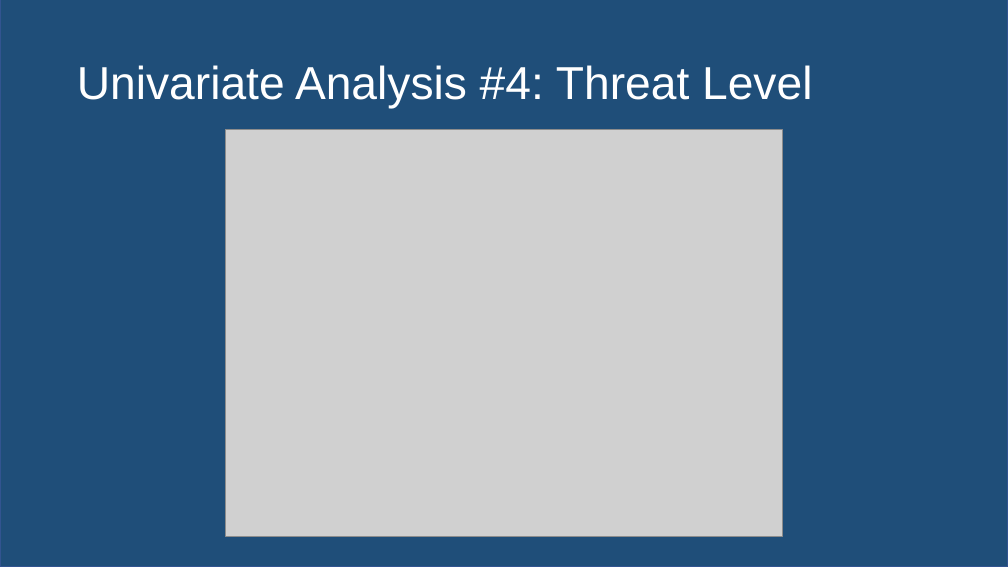
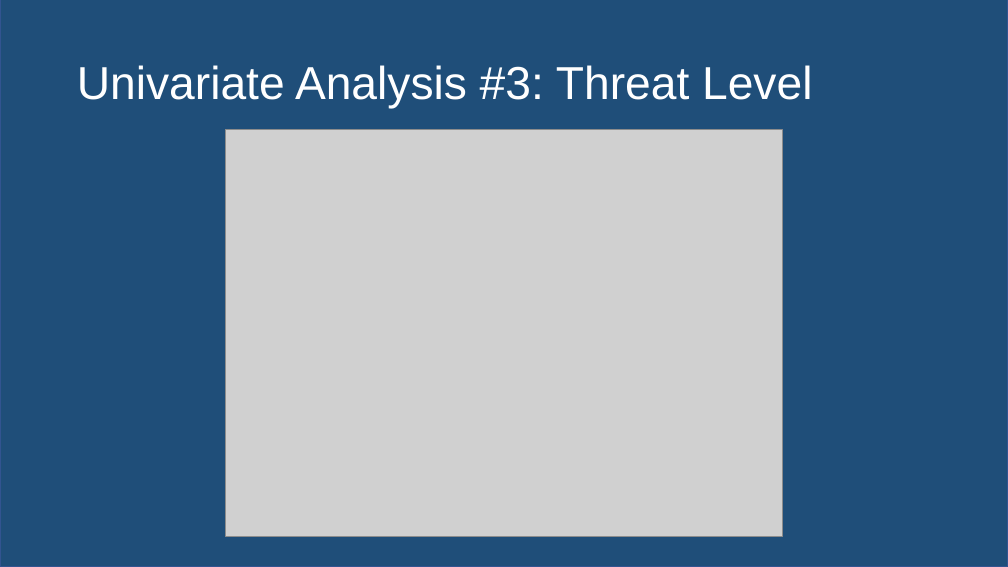
Before and after one commit to awinkhater/Dats6101_Team3, a slide deck: slide 5 of Final Midterm PPT DATS 6101.pptx. Drawn at 1008x567 pixels with LibreOffice and Linux fonts; fonts in the diff are those of the drawing; grey boxes stand for pictures. Boxes give left, top, right and bottom in pixels: in the first picture for what was removed or moved away, otherwise in the second. Text is boxed around its words. In the diff, an @@ line names an element or a change of style, - is before the commit and + after.

```diff
--- a/Final Midterm PPT DATS 6101.pptx
+++ b/Final Midterm PPT DATS 6101.pptx
@@ title at [77, 65, 812, 109]: text changed @@
-Univariate Analysis #4: Threat Level
+Univariate Analysis #3: Threat Level
```
Also in this commit, not shown: 3 other slides changed, 4 other files.
